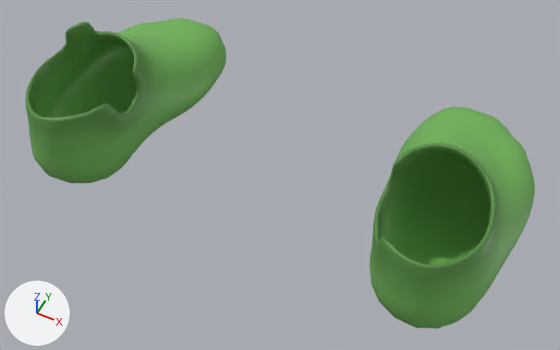
What one commit did to the glTF model models/hero_druida_sk_primavera_boots.glb.
The view is the same before and after, from a 50 mm lens placed at (0.283, -0.463, 0.675), pointed at (0.02, 0.062, 0.019). The lights are fixed; the arrows at lower left show +X, +Y and +Z. The older version comes first. Where no turn or scale is listed for an object, it has been applied to the vertices.

The first picture shows 'Bota'.
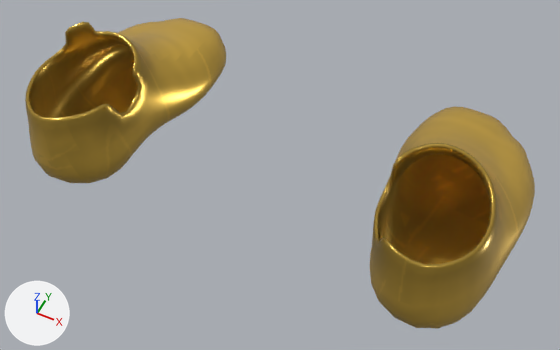
Edits to the scene script, one JSON object a line:
```json
{"op": "add", "block": "img_roupa_metal", "code": ["img_roupa_metal = load_image('roupa_metal', '_unpacked/roupa_metal', 512, 512, 'sRGB')"]}
{"op": "add", "block": "mat_skp_ouro", "code": ["mat_skp_ouro = bpy.data.materials.new('skp_ouro')", "# colours: yellow #ffd159, mixed with the vertex colours", "# uses the picture img_roupa_metal"]}
{"block": "me_bota", "where": "me_bota.from_pydata(...)  # 3308 vertices, 6608 faces; spans x -0.288..0.288, y -0.053..0.253, z -0.027..0.141"}
{"op": "remove", "block": "me_bota", "code": "me_bota.materials.append(mat_skp_folha)"}
{"op": "add", "block": "me_bota", "code": "me_bota.materials.append(mat_skp_ouro)"}
```

Changed parts and their boxes [x1, y1, x2, y2] in the pictures (560 x 350 px):
```json
{"object": "Bota", "change": "recoloured", "before": [25, 18, 535, 329], "after": [25, 18, 535, 329], "on screen": "green to brown"}
```
